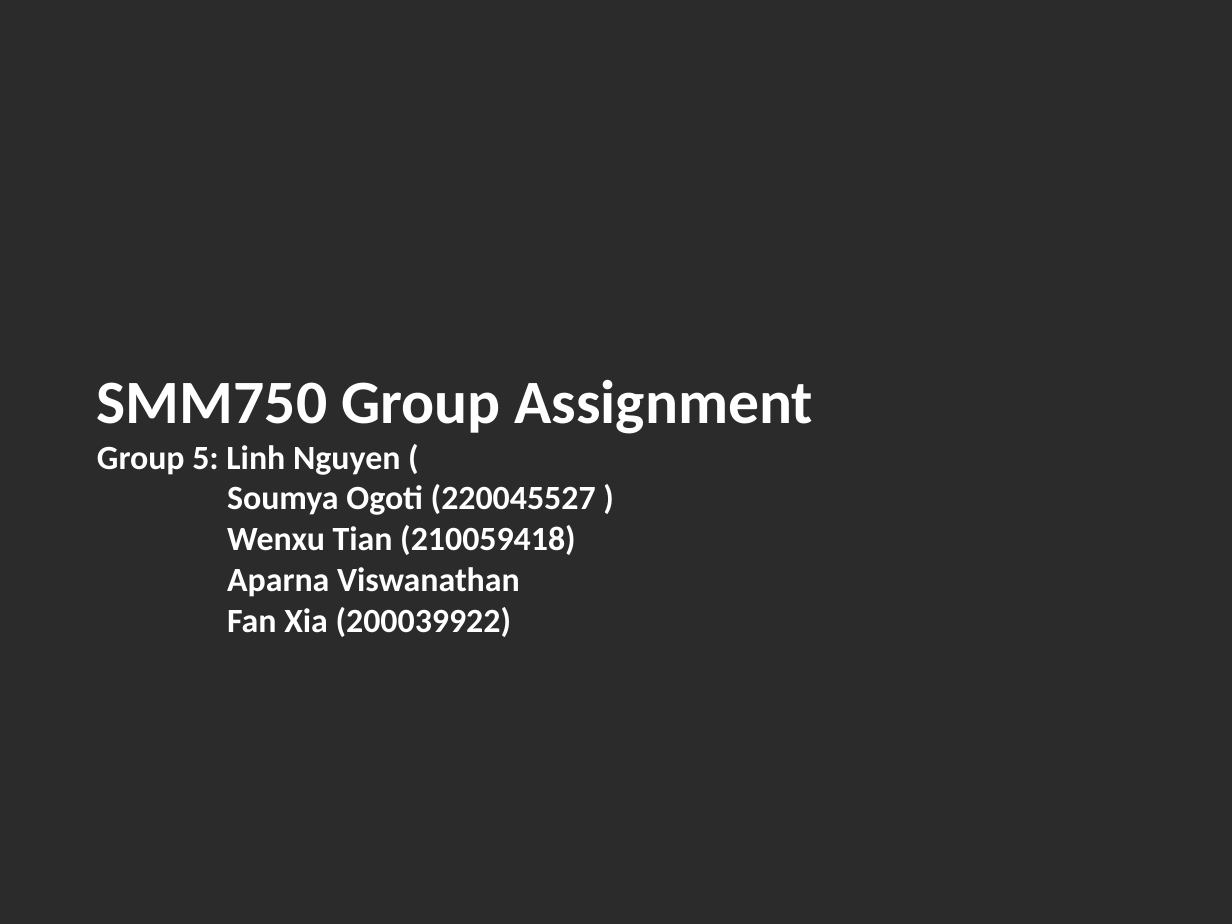
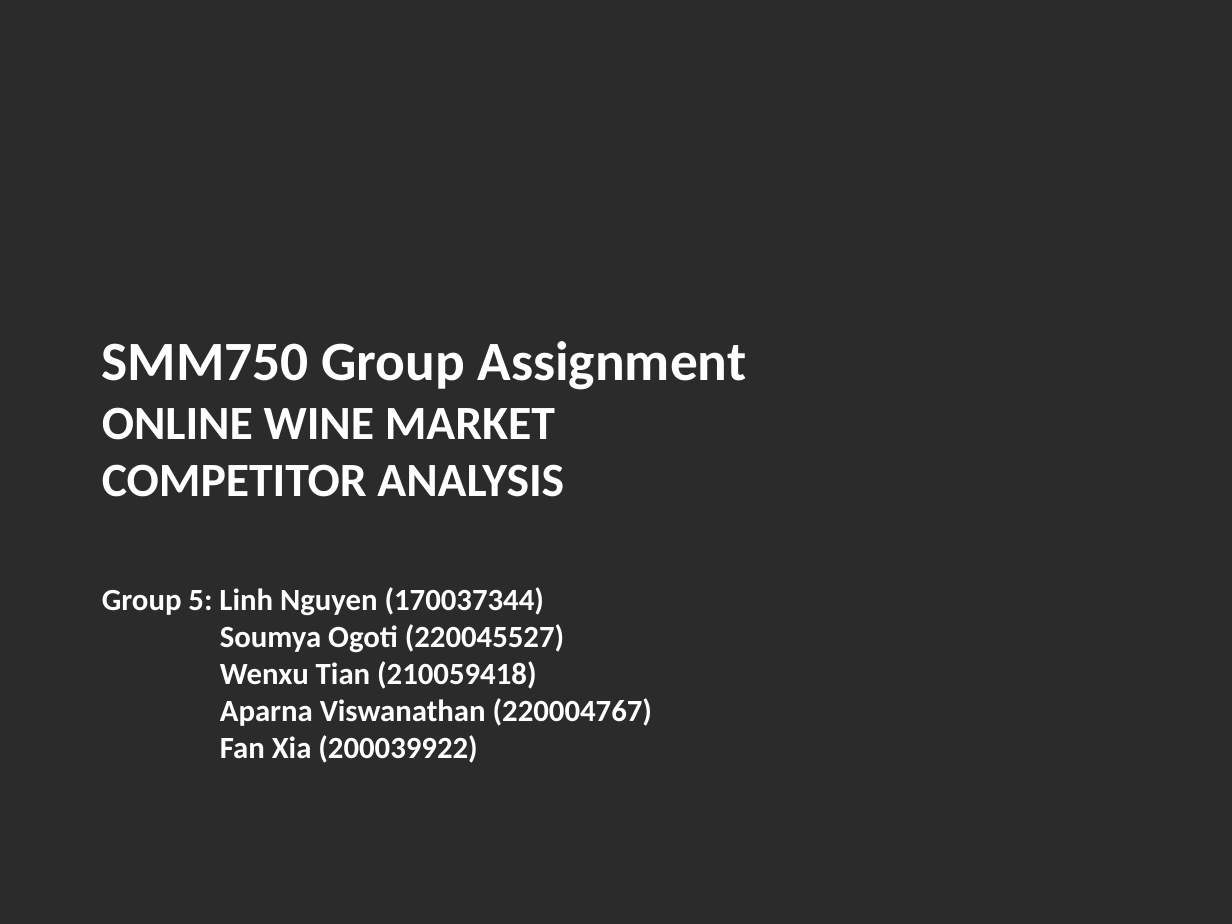
Before and after one commit to jill-data/wine-retailers-scraping-and-analysis, a slide deck: slide 1 of Final deliverables/SMM750 Group Assignment_Group 5.pptx. Drawn at 1232x924 pixels with LibreOffice and Linux fonts; fonts in the diff are those of the drawing; background and template pictures are left out; a plain dark background stands for a picture behind light text. Boxes give left, top, right and bottom in pixels: in the first picture for what was removed or moved away, otherwise in the second. Text is boxed around its words. In the diff, an @@ line names an element or a change of style, - is before the commit and + after.

```diff
--- a/Final deliverables/SMM750 Group Assignment_Group 5.pptx
+++ b/Final deliverables/SMM750 Group Assignment_Group 5.pptx
@@ title at [102,341,747,763]: text changed; size 19.8 to 18 pt @@
-SMM750 Group Assignment
-Group 5: Linh Nguyen (
-Soumya Ogoti (220045527 )
-Wenxu Tian (210059418)
-Aparna Viswanathan
-Fan Xia (200039922)
+SMM750 Group Assignment
+ONLINE WINE MARKET
+COMPETITOR ANALYSIS
+Group 5: Linh Nguyen (170037344)
+Soumya Ogoti (220045527)
+Wenxu Tian (210059418)
+Aparna Viswanathan (220004767)
+Fan Xia (200039922)
```
Also in this commit, not shown: 1 other slide changed, 4 other files.
